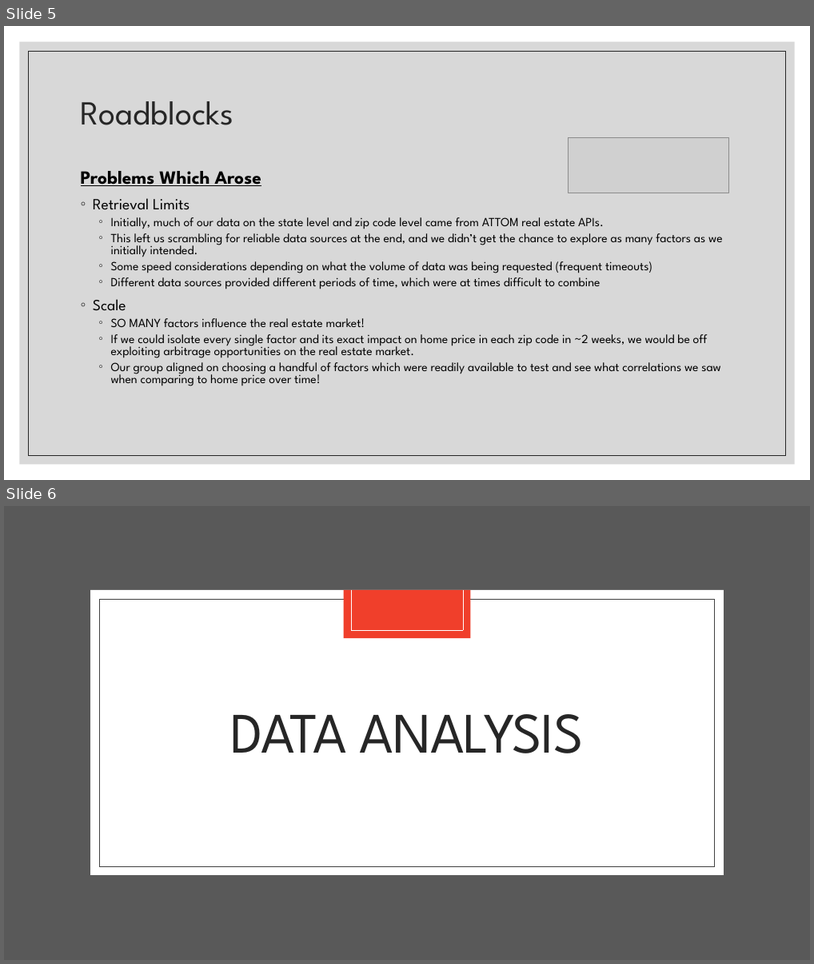
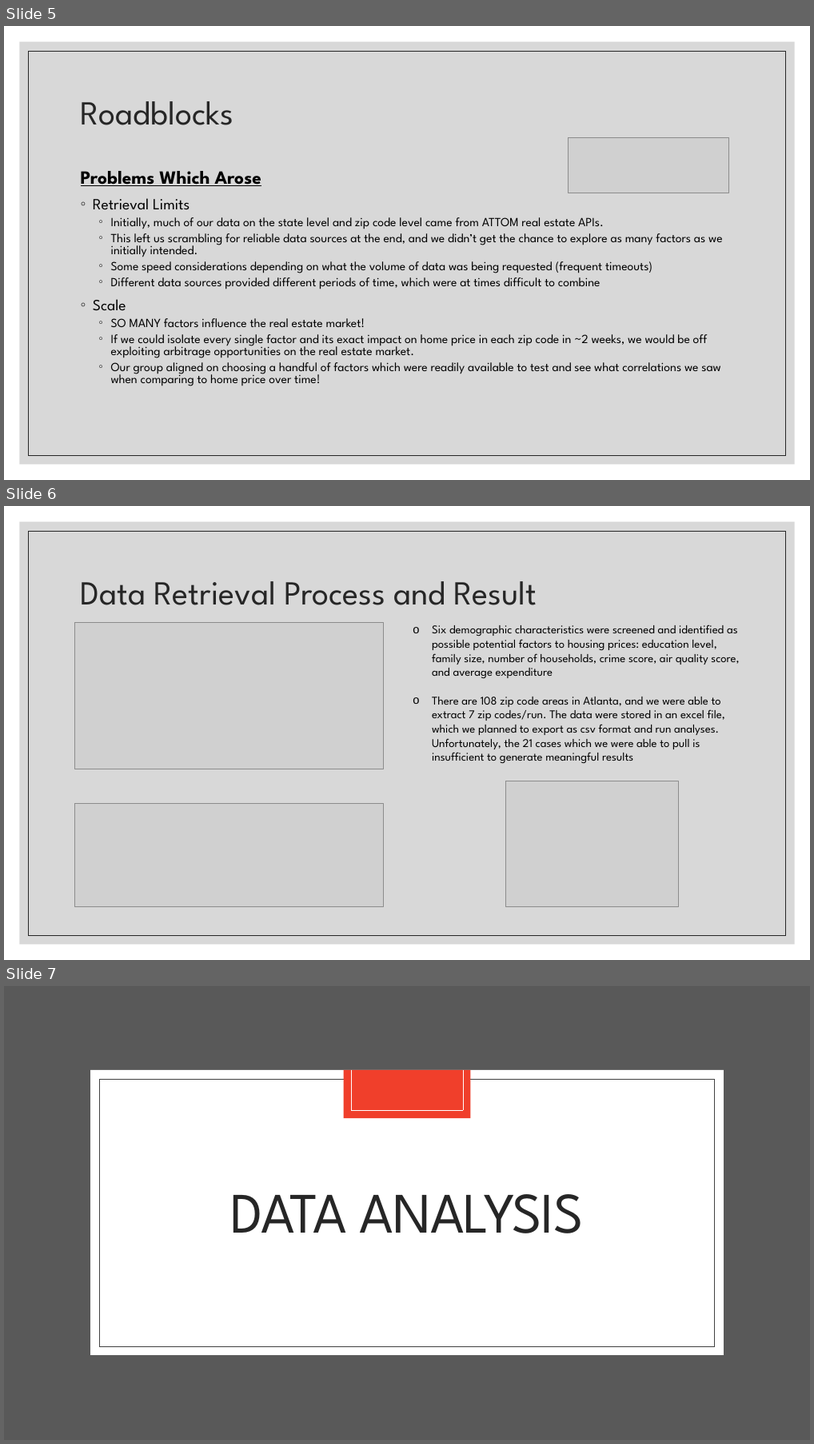
Before and after one commit to yanthedeveloper/Project1, a slide deck: Project 1 Div 101 Updated Slides.pptx. Shown one above the other, each under a label of ours: slides 5 and 6 before the commit, slides 5, 6 and 7 after it. The pictures are 814x964 and 814x1444 pixels, drawn with LibreOffice and Linux fonts; fonts in the diff are those of the drawing; grey boxes stand for pictures. Boxes give left, top, right and bottom in pixels: in the first picture for what was removed or moved away, otherwise in the second. Text is boxed around its words. In the diff, an @@ line names an element or a change of style, - is before the commit and + after.

```diff
--- a/Project 1 Div 101 Updated Slides.pptx
+++ b/Project 1 Div 101 Updated Slides.pptx
@@ slide 6 added at bbox=[4, 506, 810, 960], background #FFFFFF; not listed: 2 template elements that a slide beside it also shows @@
@@ title added at bbox=[81, 581, 538, 605], 40 pt, text #262626 @@
+Data Retrieval Process and Result
@@ picture added at bbox=[74, 622, 383, 768] @@
@@ text added at bbox=[432, 624, 739, 764], 14 pt, text #000000 @@
+o Six demographic characteristics were screened and identified as possible potential factors to housing prices: education level, family size, number of households, crime score, air quality score, and average expenditure
+o There are 108 zip code areas in Atlanta, and we were able to extract 7 zip codes/run. The data were stored in an excel file, which we planned to export as csv format and run analyses. Unfortunately, the 21 cases which we were able to pull is insufficient to generate meaningful results
@@ picture added at bbox=[506, 780, 678, 906] @@
@@ picture added at bbox=[74, 804, 383, 907] @@
@@ what was slide 6 is now slide 7 @@
```
Also in this commit, not shown: 3 slides changed, 3 other slides added, 2 slides removed, 1 other file.
